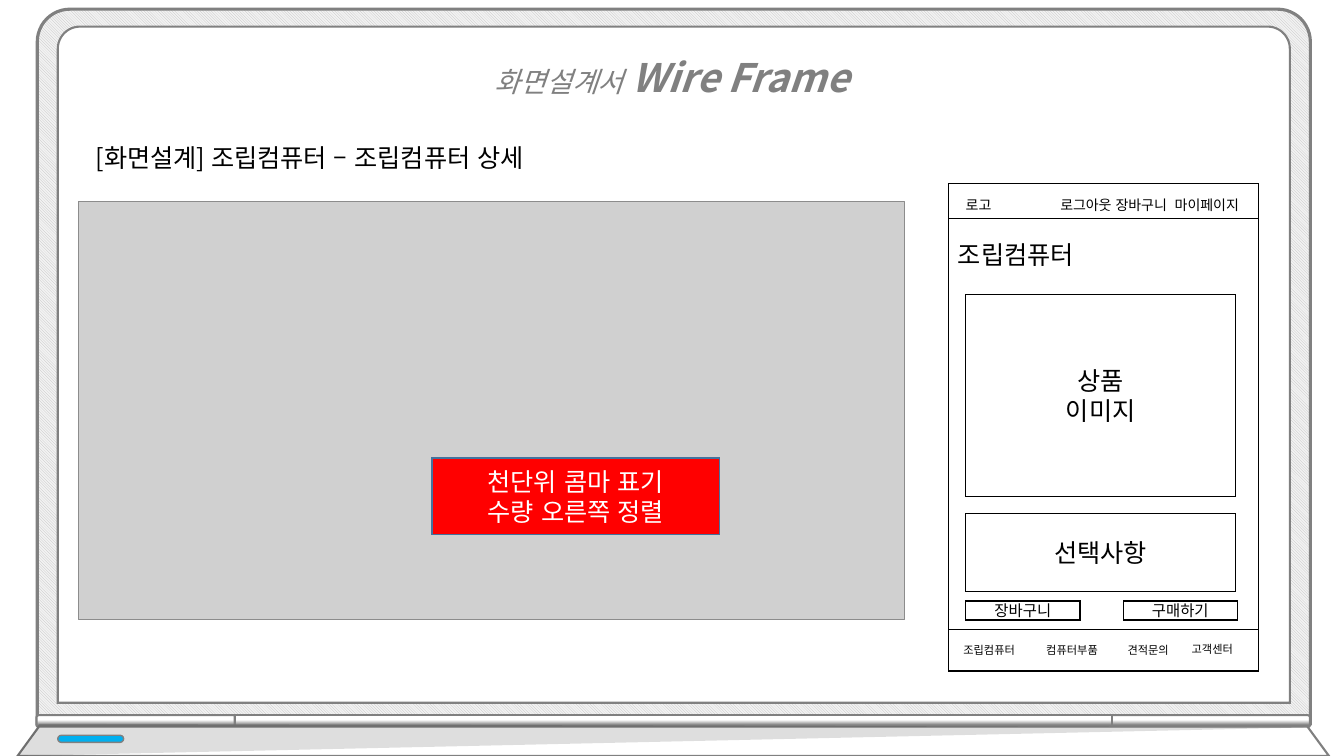
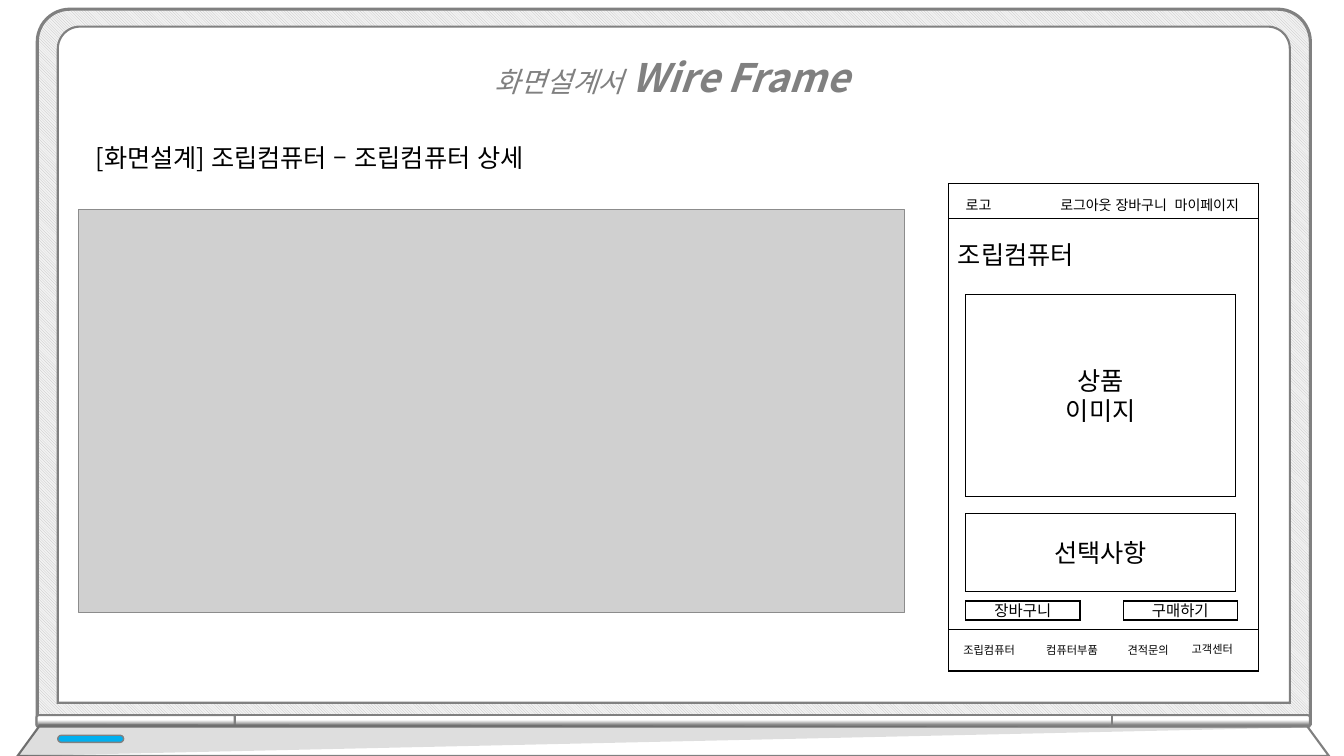
Before and after one commit to hhsw07/ezen-academy-projects, a slide deck: slide 84 of WebContent/발표/4차/프로젝트5_4차.pptx. Drawn at 1344x756 pixels with LibreOffice and Linux fonts; fonts in the diff are those of the drawing; grey boxes stand for pictures. Boxes give left, top, right and bottom in pixels: in the first picture for what was removed or moved away, otherwise in the second. Text is boxed around its words. In the diff, an @@ line names an element or a change of style, - is before the commit and + after.

```diff
--- a/WebContent/발표/4차/프로젝트5_4차.pptx
+++ b/WebContent/발표/4차/프로젝트5_4차.pptx
@@ picture: place and size @@
-picture at [79,202,905,620]
+picture at [79,210,905,613]
@@ rectangle removed at [433,458,720,534] @@
-천단위 콤마 표기
-수량 오른쪽 정렬
```
Also in this commit, not shown: 1 other file.
